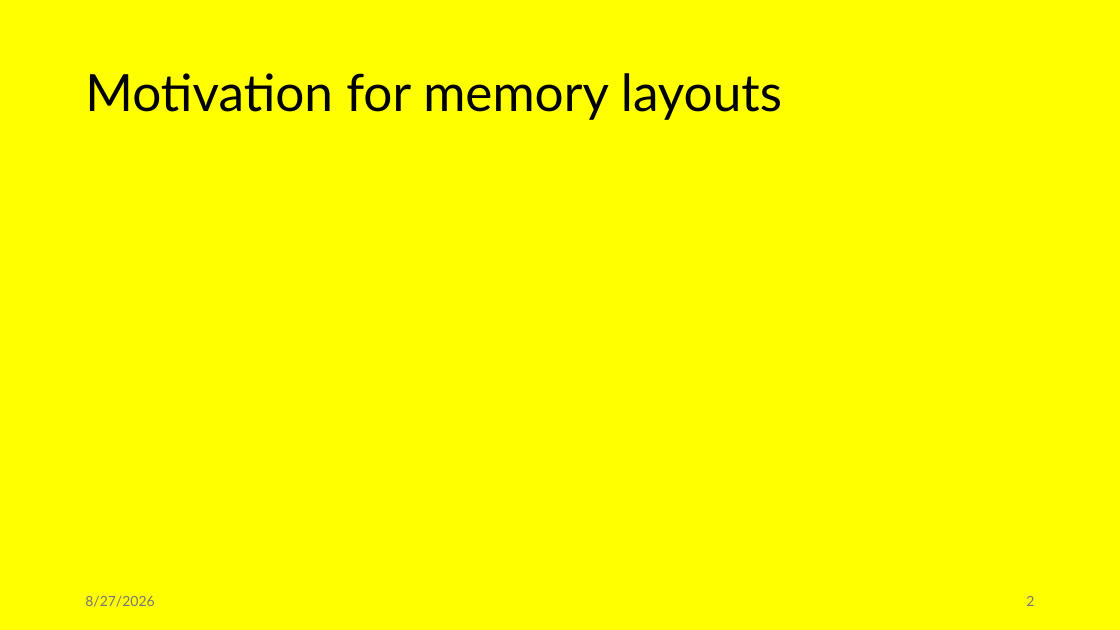
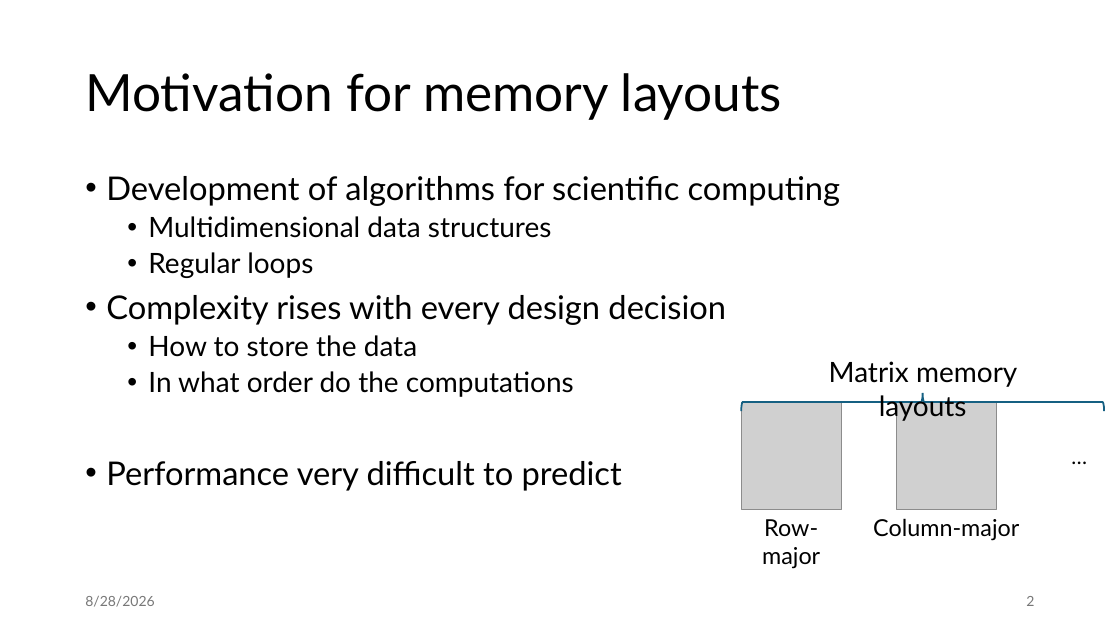
Before and after one commit to jiriklepl/phd-thesis, a slide deck: slide 2 of slides/Optimizing Memory Layouts and Traversal Orders in High-Performance Computing.pptx. Drawn at 1120x630 pixels with LibreOffice and Linux fonts; fonts in the diff are those of the drawing; grey boxes stand for pictures. Boxes give left, top, right and bottom in pixels: in the first picture for what was removed or moved away, otherwise in the second. Text is boxed around its words. In the diff, an @@ line names an element or a change of style, - is before the commit and + after.

```diff
--- a/slides/Optimizing Memory Layouts and Traversal Orders in High-Performance Computing.pptx
+++ b/slides/Optimizing Memory Layouts and Traversal Orders in High-Performance Computing.pptx
@@ background #FFFF00 to #FFFFFF @@
@@ text added at [106, 176, 840, 491], 28 pt, text #000000 @@
+• Development of algorithms for scientific computing
+  • Multidimensional data structures
+  • Regular loops
+• Complexity rises with every design decision
+  • How to store the data
+  • In what order do the computations
+• Performance very difficult to predict
@@ text added at [829, 361, 1017, 421], 24 pt, text #000000 @@
+Matrix memory layouts
@@ picture added at [741, 403, 841, 509] @@
@@ right brace added at [742, 392, 1105, 411], outline #156082 1.5 pt @@
@@ picture added at [897, 403, 996, 509] @@
@@ text added at [1063, 439, 1098, 473], 18 pt, text #000000 @@
+…
@@ text added at [762, 519, 820, 569], 20 pt, text #000000 @@
+Row-major
@@ text added at [873, 518, 1019, 541], 20 pt, text #000000 @@
+Column-major
@@ text at [85, 596, 154, 607]: text changed @@
-8/27/2026
+8/28/2026
```
Also in this commit, not shown: 37 other slides changed, 9 slides added, 1 slide removed.
